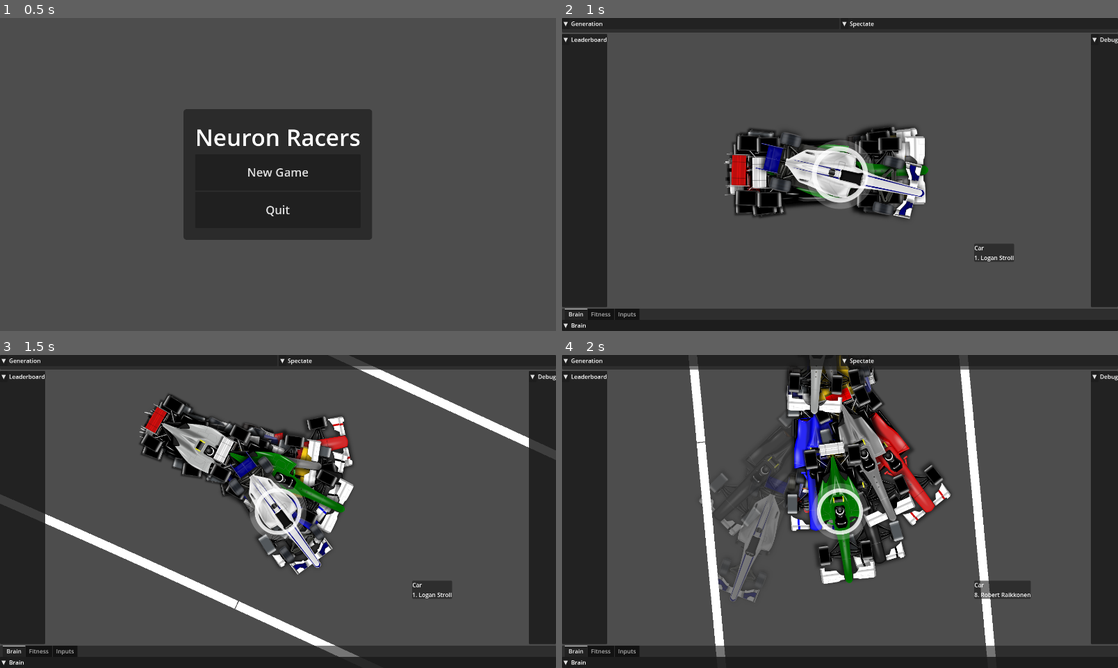
Above: before the commit, frames 1-4 (two rows, left to right).
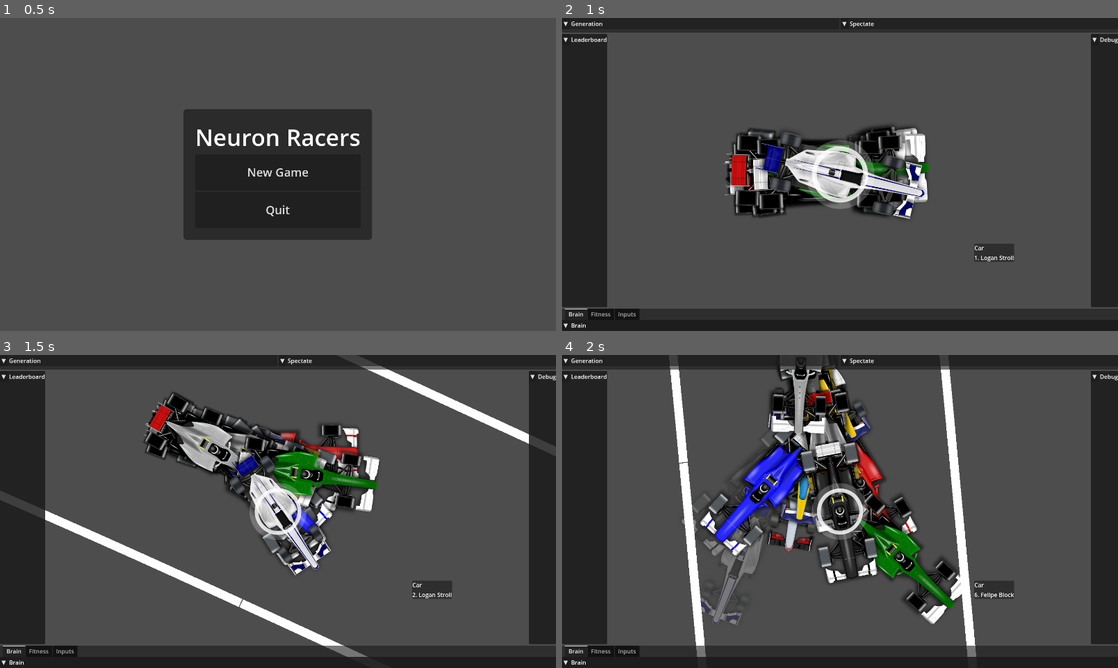
Above: after the commit, the same moments.

Repository: VitorMPCastro/NeuronRacers
Game: Godot game, scene res://scenes/ui/mainMenu.tscn
The game is run twice, just before and just after one commit, with the same random seed, the same clock (stepped at 60 frames per second) and the same inputs.
Inputs (mouse positions are in pixels of both pictures, inside the frame that each line leads up to):
- Up to frame 1 (0.5 s): no input
- Up to frame 2 (1 s): click "New Game" at 0.5 s
- Up to frame 3 (1.5 s): tap Enter at 1.25 s; move the mouse to (400, 495) at 1.27 s; hold Up (ui_up) from 1.28 s (still down); hold Q from 1.28 s (still down); click (400, 495) at 1.42 s
- Up to frame 4 (2 s): keep holding Up (ui_up); keep holding Q

Frame 1 is identical in both runs. In frame 2, 0.9% of the frame differs, in the area x 29-67%, y 36-62%; in frame 3, 11%; in frame 4, 24%, in the area x 19-85%, y 0-97%.

Commit message:
fix: Adjust angle degrees for sensor rays

Diff:
--- a/scenes/car.tscn
+++ b/scenes/car.tscn
@@ -25,21 +25,21 @@
 [sub_resource type="Resource" id="Resource_4clw4"]
 script = ExtResource("4_3mrxu")
 enabled = true
-angle_deg = 22.0
+angle_deg = 15.0
 max_length_px = 1e+06
 metadata/_custom_type_script = "uid://dqguyqcyqkap"
 
 [sub_resource type="Resource" id="Resource_ctevm"]
 script = ExtResource("4_3mrxu")
 enabled = true
-angle_deg = 44.0
+angle_deg = 30.0
 max_length_px = 1e+06
 metadata/_custom_type_script = "uid://dqguyqcyqkap"
 
 [sub_resource type="Resource" id="Resource_uraa1"]
 script = ExtResource("4_3mrxu")
 enabled = true
-angle_deg = 66.0
+angle_deg = 60.0
 max_length_px = 1e+06
 metadata/_custom_type_script = "uid://dqguyqcyqkap"
 
@@ -88,21 +88,21 @@
 [sub_resource type="Resource" id="Resource_l8qg8"]
 script = ExtResource("4_3mrxu")
 enabled = true
-angle_deg = -66.0
+angle_deg = -60.0
 max_length_px = 1e+06
 metadata/_custom_type_script = "uid://dqguyqcyqkap"
 
 [sub_resource type="Resource" id="Resource_f45sw"]
 script = ExtResource("4_3mrxu")
 enabled = true
-angle_deg = -44.0
+angle_deg = -30.0
 max_length_px = 1e+06
 metadata/_custom_type_script = "uid://dqguyqcyqkap"
 
 [sub_resource type="Resource" id="Resource_cp117"]
 script = ExtResource("4_3mrxu")
 enabled = true
-angle_deg = -22.0
+angle_deg = -15.0
 max_length_px = 1e+06
 metadata/_custom_type_script = "uid://dqguyqcyqkap"
 
